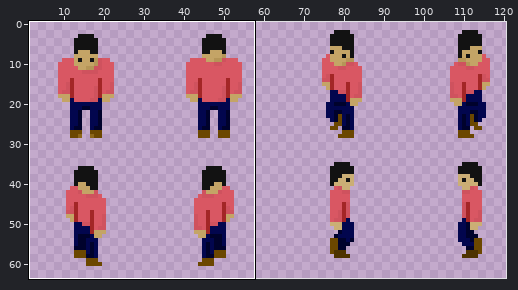
Pixel-art file -- Assets/Sprites/player-spritesheet_new.aseprite. The picture above shows the old version from afar; the outline marks the close-up.
Close-up. As it was:
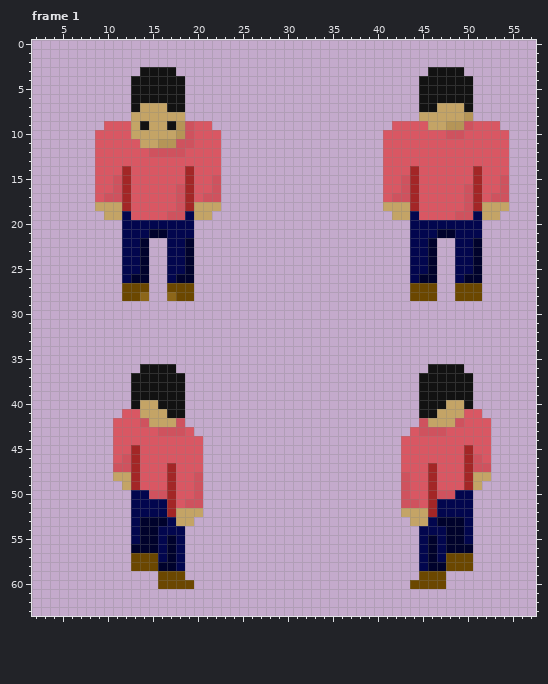
128x64 pixels, 8 frames. Shown: frame 1: x 2..57, y 0..63. The wide view leaves out empty margins. The commit also changed other frames or places, which this record leaves out.
The result:
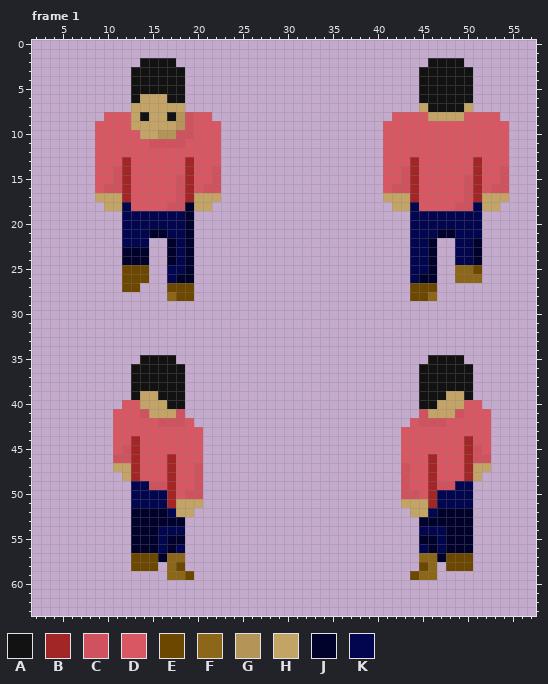
Palette (. is transparent): A #121212  B #a32626  C #cf525e  D #d95763  E #6b4700  F #8c6619  G #b59557  H #c4a466  J #00022c  K #02064e
Change:
--- frame 1
@@ x 2..57 @@
  1 ........................................................
- 2 ........................................................
- 3 ............AAAA............................AAAA........
+ 2 ............AAAA............................AAAA........
+ 3 ...........AAAAAA..........................AAAAAA.......
  4 ...........AAAAAA..........................AAAAAA.......
  5 ...........AAAAAA..........................AAAAAA.......
- 6 ...........AAAAAA..........................AAAAAA.......
- 7 ...........AHHHAA..........................AAHHHA.......
- 8 ...........HHHHHH..........................HHHHHG.......
- 9 ........DDDHAHHAGCDD....................DDDDHHGGCDDD....
-10 .......DDDDHHHHHGCDDD..................DDDDDDDCCDDDDD...
-11 .......DDDDDHHGGCCDDD..................DDDDDDDDDDDDDD...
-12 .......DDDDDDCCCCDDDD..................DDDDDDDDDDDDDD...
-13 .......DDDDDDDDDDDDDD..................DDDDDDDDDDDDDD...
-14 .......DDDBDDDDDDBDDD..................DDDBDDDDDDBDDD...
-15 .......DDCBDDDDDDBDDC..................DDCBDDDDDDBDDC...
-16 .......DDCBDDDDDCBDDC..................DDCBDDDDDCBDDC...
-17 .......DCCBDDDDDCBDCC..................DCCBDDDDDCBDCC...
-18 .......HHHBDDDDDCBHHH..................HHHBDDDDDCBHHH...
-19 ........HHKDDDDCCKHH....................HHKDDDDCCKHH....
-20 ..........KKKKKKKK........................KKKKKKKK......
-21 ..........KKKJJKKK........................KKKJJKKK......
-22 ..........KKJ..KKJ........................KKJ..KKJ......
-23 ..........KKJ..KKJ........................KKJ..KKJ......
-24 ..........KKJ..KKJ........................KKJ..KKJ......
-25 ..........KKJ..KKJ........................KKJ..KKJ......
-26 ..........KJJ..KJJ........................KJJ..KJJ......
-27 ..........EEE..EEE........................EEE..EEE......
-28 ..........EEF..FEE........................EEE..EEE......
+ 6 ...........AHHHAA..........................AAAAAA.......
+ 7 ...........HHHHHH..........................HAAAAH.......
+ 8 ........DDDHAHHAGCDD....................DDDDHHHHDDDD....
+ 9 .......DDDDHHHHHGCDDD..................DDDDDDDDDDDDDD...
+10 .......DDDDDHHGGCCDDD..................DDDDDDDDDDDDDD...
+11 .......DDDDDDCCCCDDDD..................DDDDDDDDDDDDDD...
+12 .......DDDDDDDDDDDDDD..................DDDDDDDDDDDDDD...
+13 .......DDDBDDDDDDBDDD..................DDDBDDDDDDBDDD...
+14 .......DDCBDDDDDDBDDC..................DDCBDDDDDDBDDC...
+15 .......DDCBDDDDDCBDDC..................DDCBDDDDDCBDDC...
+16 .......DCCBDDDDDCBDCC..................DCCBDDDDDCBDCC...
+17 .......HHHBDDDDDCBHHH..................HHHBDDDDDCBHHH...
+18 ........HHKDDDDCCJHH....................HHKDDDDCCKHH....
+19 ..........KKKKKKKJ........................KKKKKKKK......
+20 ..........KKKKKKKJ........................KKKKKKKK......
+21 ..........KKKJJKKJ........................KKKJJKKK......
+22 ..........KKK..JKJ........................KKJ..KKJ......
+23 ..........JJJ..JKJ........................KKJ..KKJ......
+24 ..........JJJ..JKJ........................KKJ..KKJ......
+25 ..........EEE..KKJ........................KKJ..FFE......
+26 ..........EEE..KJJ........................KJJ..FFF......
+27 ..........EE...EEE........................EEE...........
+28 ...............FEE........................EEF...........
 29 ........................................................
@@ x 2..57 @@
 34 ........................................................
-35 ........................................................
-36 ............AAAA............................AAAA........
+35 ............AAAA............................AAAA........
+36 ...........AAAAAA..........................AAAAAA.......
 37 ...........AAAAAA..........................AAAAAA.......
 38 ...........AAAAAA..........................AAAAAA.......
-39 ...........AAAAAA..........................AAAAAA.......
-40 ...........AHHAAA..........................AAAHHA.......
-41 ..........DDHHHAA..........................AAHHHDD......
-42 .........DDDCHHHC..........................CHHHCDDD.....
-43 .........DDDDDCCCD........................DCCCDDDDD.....
-44 .........DDDDDDDDDD......................DDDDDDDDDD.....
-45 .........DDBDDDDDDD......................DDDDDDDBDD.....
-46 .........DCBDDDDDDD......................DDDDDDDBCD.....
-47 .........CCBDDDBDDD......................DDDBDDDBCC.....
-48 .........HHBDDDBDDC......................CDDBDDDBHH.....
-49 ..........HBDDDBDDC......................CDDBDDDBH......
-50 ...........KKCCBDDC......................CDDBCCKK.......
-51 ...........KKKKBDCC......................CCDBKKKK.......
-52 ...........KKKKBHHH......................HHHBKKKK.......
-53 ...........KJJJKHH........................HHKJJJK.......
-54 ...........KJJKKK..........................KKKJJK.......
-55 ...........KJJKJK..........................KJKJJK.......
+39 ...........AHHAAA..........................AAAHHA.......
+40 ..........DDHHHAA..........................AAHHHDD......
+41 .........DDDCHHHC..........................CHHHCDDD.....
+42 .........DDDDDCCCD........................DCCCDDDDD.....
+43 .........DDDDDDDDDD......................DDDDDDDDDD.....
+44 .........DDBDDDDDDD......................DDDDDDDBDD.....
+45 .........DCBDDDDDDD......................DDDDDDDBCD.....
+46 .........CCBDDDBDDD......................DDDBDDDBCC.....
+47 .........HHBDDDBDDC......................CDDBDDDBHH.....
+48 ..........HBDDDBDDC......................CDDBDDDBH......
+49 ...........KKCCBDDC......................CDDBCCKK.......
+50 ...........KKKKBDCC......................CCDBKKKK.......
+51 ...........KKKKBHHH......................HHHBKKKK.......
+52 ...........JJJJKHH........................HHKJJJJ.......
+53 ...........JJJJJJ..........................JJJJJJ.......
+54 ...........JJJKKK..........................KKKJJJ.......
+55 ...........JJJKJJ..........................JJKJJJ.......
 56 ...........JJJKJK..........................KJKJJJ.......
-57 ...........EEEKJK..........................KJKEEE.......
-58 ...........EEEJJK..........................KJJEEE.......
-59 ..............EEE..........................EEE..........
-60 ..............EEEE........................EEEE..........
+57 ...........EEEJFF..........................FFJEEE.......
+58 ...........EEE.FE..........................EF.EEE.......
+59 ...............FFE........................EFF...........
+60 ........................................................
 61 ........................................................
Pixel boxes of the changes (left, top, right, bottom) in both close-ups:
changed: (95, 58, 221, 301)
changed: (383, 58, 509, 220)
changed: (428, 265, 482, 301)
changed: (113, 355, 203, 589)
changed: (401, 355, 491, 589)
